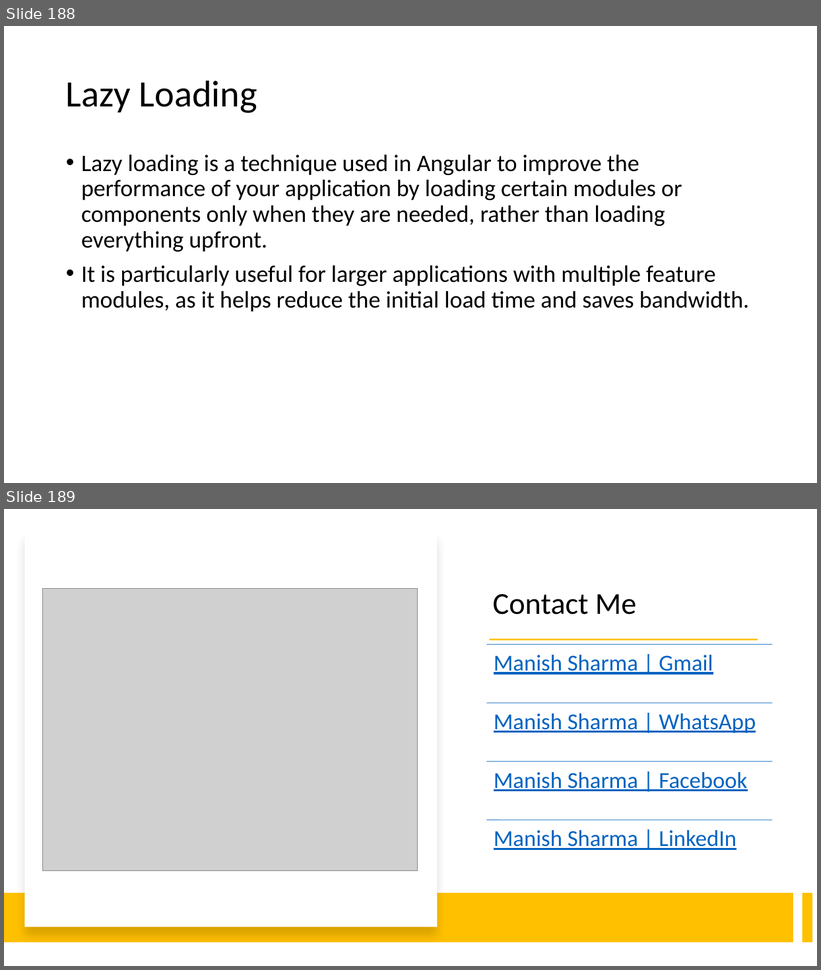
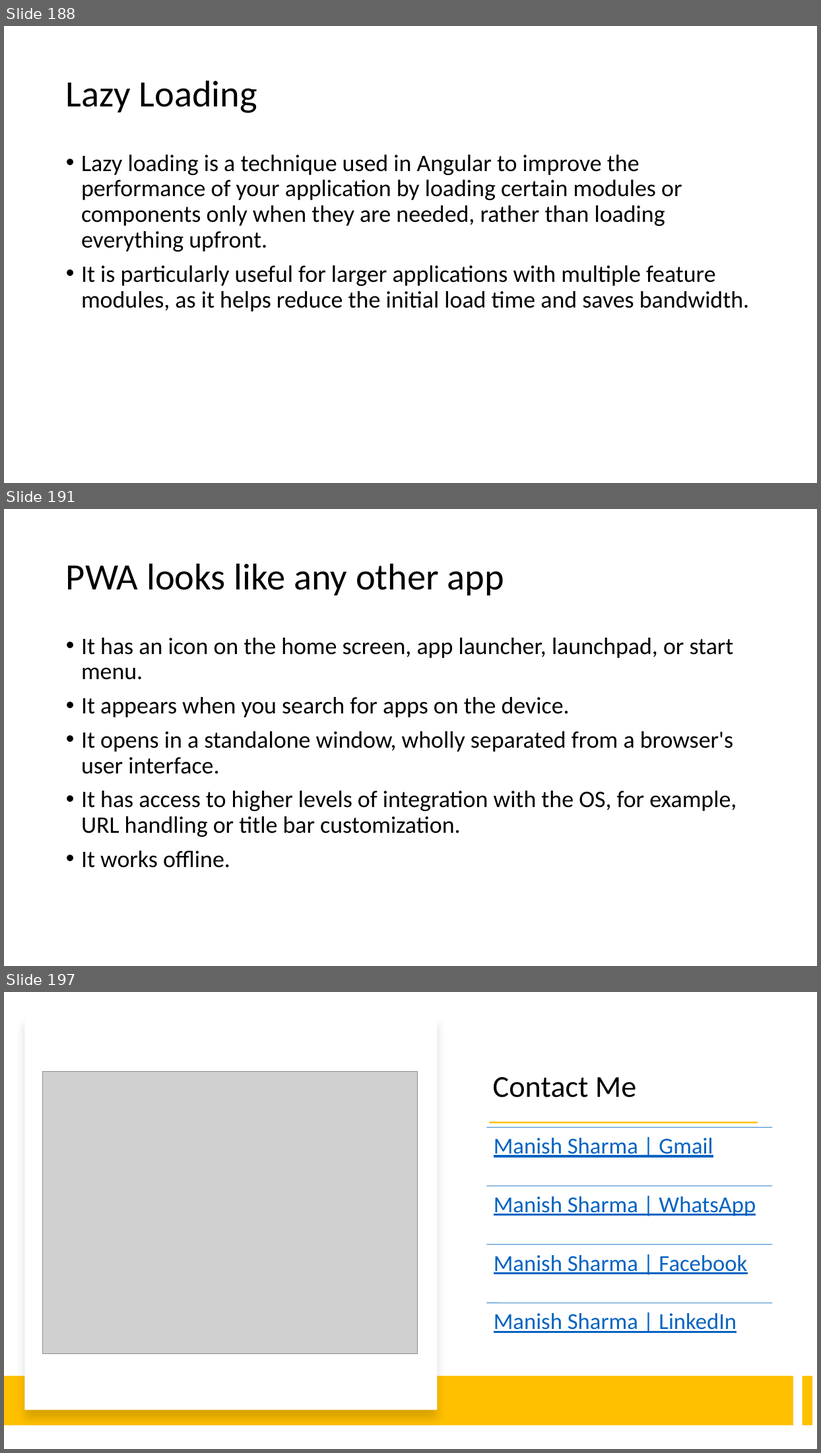
Before and after one commit to explore-with-manish/BFL_Byte_Jul23, a slide deck: Ng-Byte.pptx. Shown one above the other, each under a label of ours: slides 188 and 189 before the commit, slides 188, 191 and 197 after it; the slides between them are not shown. The pictures are 821x970 and 821x1453 pixels, drawn with LibreOffice and Linux fonts; fonts in the diff are those of the drawing; grey boxes stand for pictures. Boxes give left, top, right and bottom in pixels: in the first picture for what was removed or moved away, otherwise in the second. Text is boxed around its words. In the diff, an @@ line names an element or a change of style, - is before the commit and + after.

```diff
--- a/Ng-Byte.pptx
+++ b/Ng-Byte.pptx
@@ slide 191 added at box(4, 509, 817, 966), background #FFFFFF @@
@@ title added at box(66, 563, 504, 595), 44 pt, text #000000 @@
+PWA looks like any other app
@@ text added at box(81, 638, 737, 868), 28 pt, text #000000 @@
+• It has an icon on the home screen, app launcher, launchpad, or start menu.
+• It appears when you search for apps on the device.
+• It opens in a standalone window, wholly separated from a browser's user interface.
+• It has access to higher levels of integration with the OS, for example, URL handling or title bar customization.
+• It works offline.
@@ what was slide 189 is now slide 197 @@
```
Also in this commit, not shown: 7 other slides added, 2 other files.
